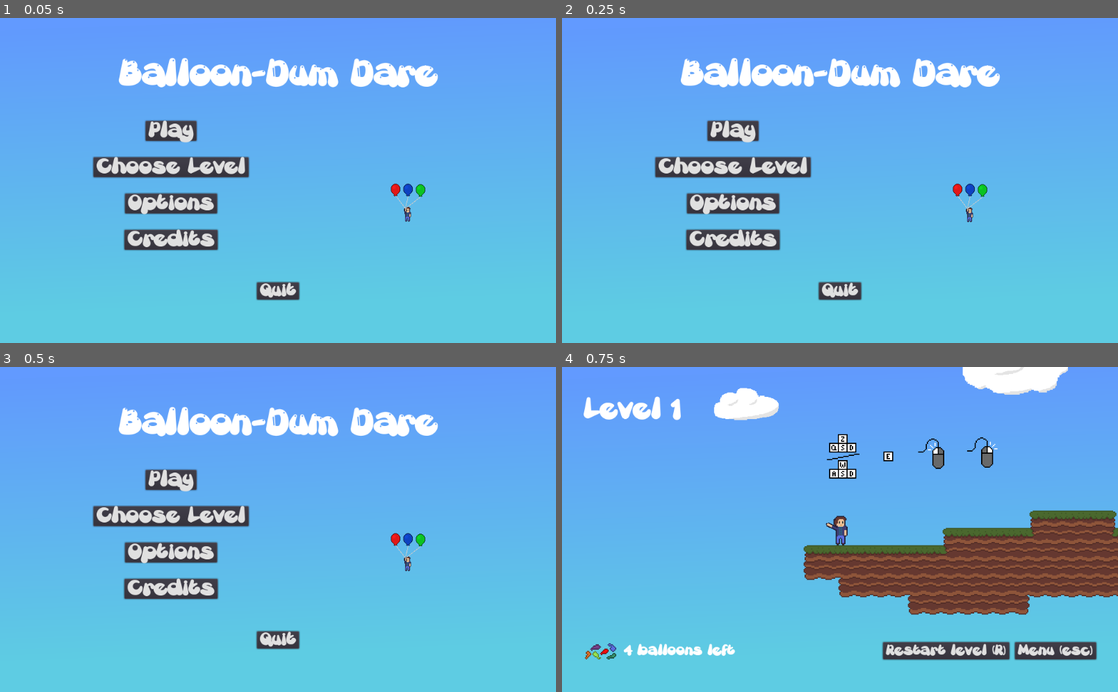
Above: before the commit, frames 1-4 (two rows, left to right).
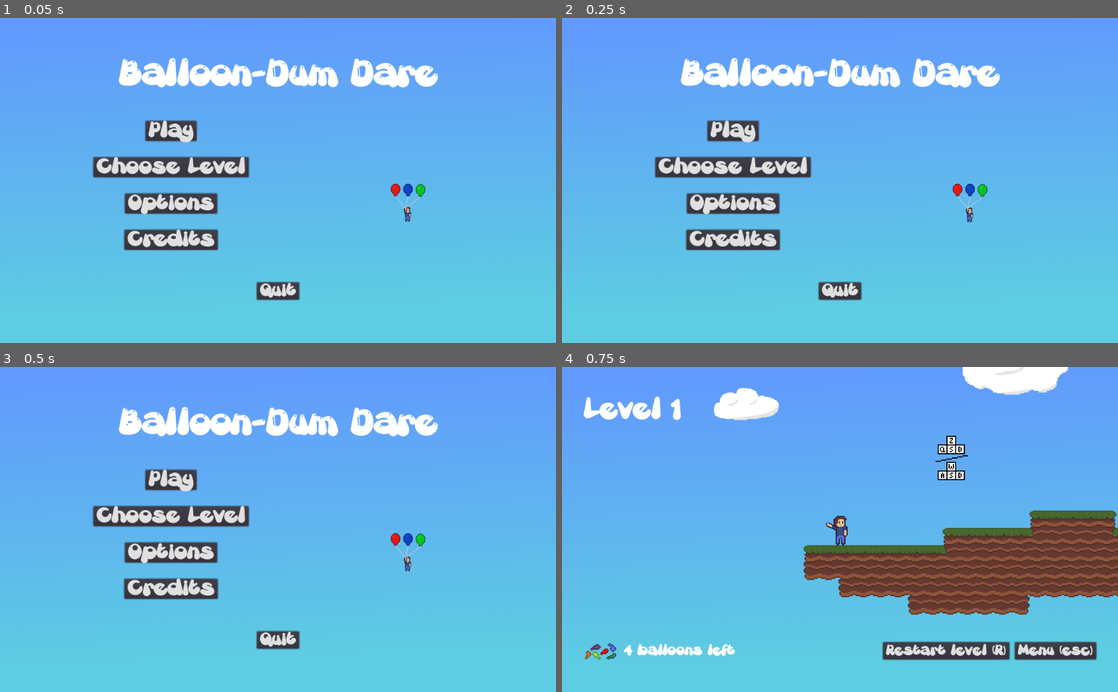
Above: after the commit, the same moments.

Repository: LeandreLPP/BalloonDumDare
Game: Godot game, scene res://Scenes/MainMenuScene.tscn
The game is run twice, just before and just after one commit, with the same random seed, the same clock (stepped at 60 frames per second) and the same inputs. Sound files missing from this copy of the repository are replaced by a short silence.
Inputs:
- Up to frame 1 (0.05 s): no input
- Up to frame 2 (0.25 s): no input
- Up to frame 3 (0.5 s): no input
- Up to frame 4 (0.75 s): click "Play" at 0.5 s

Frames 1-3 are identical in both runs. In frame 4, 1.2% of the frame differs, in the area x 47-79%, y 20-35%.

Commit message:
Separate tutorial into 3 steps in the 3 first levels

Diff:
--- a/Scenes/Levels/Level1Scene.tscn
+++ b/Scenes/Levels/Level1Scene.tscn
@@ -7,15 +7,19 @@
 [ext_resource path="res://Prefabs/DeathLine.tscn" type="PackedScene" id=5]
 [ext_resource path="res://Prefabs/GUIs/LevelGUI.tscn" type="PackedScene" id=6]
 
-[node name="Level1Scene" type="Node" index="0"]
+[node name="Level1Scene" type="Node"]
 
 [node name="Tuto" type="Position2D" parent="." index="0"]
 
-position = Vector2( 69.0985, -82.3302 )
+position = Vector2( 109.217, -80.3441 )
 
 [node name="Sprite" type="Sprite" parent="Tuto" index="0"]
 
+position = Vector2( 0, -0.527039 )
 texture = ExtResource( 1 )
+region_enabled = true
+region_rect = Rect2( 0, 0, 40, 42 )
+_sections_unfolded = [ "Region" ]
 
 [node name="Player" parent="." index="1" instance=ExtResource( 2 )]
 
--- a/Scenes/Levels/Level2Scene.tscn
+++ b/Scenes/Levels/Level2Scene.tscn
@@ -1,26 +1,35 @@
-[gd_scene load_steps=6 format=2]
+[gd_scene load_steps=7 format=2]
 
-[ext_resource path="res://Prefabs/Player.tscn" type="PackedScene" id=1]
-[ext_resource path="res://Prefabs/Porte.tscn" type="PackedScene" id=2]
-[ext_resource path="res://Art/Tilesets/grass_dirt_tileset.tres" type="TileSet" id=3]
-[ext_resource path="res://Prefabs/DeathLine.tscn" type="PackedScene" id=4]
-[ext_resource path="res://Prefabs/GUIs/LevelGUI.tscn" type="PackedScene" id=5]
+[ext_resource path="res://Art/Sprites/Tuto.png" type="Texture" id=1]
+[ext_resource path="res://Prefabs/Player.tscn" type="PackedScene" id=2]
+[ext_resource path="res://Prefabs/Porte.tscn" type="PackedScene" id=3]
+[ext_resource path="res://Art/Tilesets/grass_dirt_tileset.tres" type="TileSet" id=4]
+[ext_resource path="res://Prefabs/DeathLine.tscn" type="PackedScene" id=5]
+[ext_resource path="res://Prefabs/GUIs/LevelGUI.tscn" type="PackedScene" id=6]
 
 [node name="Level2Scene" type="Node"]
 
-[node name="Player" parent="." index="0" instance=ExtResource( 1 )]
+[node name="Sprite" type="Sprite" parent="." index="0"]
+
+position = Vector2( 56, -64 )
+texture = ExtResource( 1 )
+region_enabled = true
+region_rect = Rect2( 50, 0, 70, 42 )
+_sections_unfolded = [ "Region" ]
+
+[node name="Player" parent="." index="1" instance=ExtResource( 2 )]
 
 position = Vector2( 1.31639, -14.4012 )
 BALLOONS_COUNT = 2
 
-[node name="Porte" parent="." index="1" instance=ExtResource( 2 )]
+[node name="Porte" parent="." index="2" instance=ExtResource( 3 )]
 
 position = Vector2( 208, -32 )
 
-[node name="TileMap" type="TileMap" parent="." index="2"]
+[node name="TileMap" type="TileMap" parent="." index="3"]
 
 mode = 0
-tile_set = ExtResource( 3 )
+tile_set = ExtResource( 4 )
 cell_size = Vector2( 16, 16 )
 cell_quadrant_size = 16
 cell_custom_transform = Transform2D( 1, 0, 0, 1, 0, 0 )
@@ -41,11 +50,11 @@
 "_edit_lock_": true
 }
 
-[node name="DeathLine" parent="." index="3" instance=ExtResource( 4 )]
+[node name="DeathLine" parent="." index="4" instance=ExtResource( 5 )]
 
 position = Vector2( -8, 176 )
 player = NodePath("../Player")
 
-[node name="LevelGUI" parent="." index="4" instance=ExtResource( 5 )]
+[node name="LevelGUI" parent="." index="5" instance=ExtResource( 6 )]
 
 [connection signal="body_entered" from="DeathLine" to="DeathLine" method="_on_DeathLine_body_entered"]
--- a/Scenes/Levels/Level3Scene.tscn
+++ b/Scenes/Levels/Level3Scene.tscn
@@ -1,29 +1,46 @@
-[gd_scene load_steps=8 format=2]
+[gd_scene load_steps=9 format=2]
 
-[ext_resource path="res://Prefabs/Player.tscn" type="PackedScene" id=1]
-[ext_resource path="res://Prefabs/Porte.tscn" type="PackedScene" id=2]
-[ext_resource path="res://Art/Tilesets/grass_dirt_tileset.tres" type="TileSet" id=3]
-[ext_resource path="res://Prefabs/DeathLine.tscn" type="PackedScene" id=4]
-[ext_resource path="res://Prefabs/GUIs/LevelGUI.tscn" type="PackedScene" id=5]
-[ext_resource path="res://Prefabs/BalloonSwitch.tscn" type="PackedScene" id=6]
-[ext_resource path="res://Prefabs/DoorSwitch.tscn" type="PackedScene" id=7]
+[ext_resource path="res://Art/Sprites/Tuto.png" type="Texture" id=1]
+[ext_resource path="res://Prefabs/Player.tscn" type="PackedScene" id=2]
+[ext_resource path="res://Prefabs/Porte.tscn" type="PackedScene" id=3]
+[ext_resource path="res://Art/Tilesets/grass_dirt_tileset.tres" type="TileSet" id=4]
+[ext_resource path="res://Prefabs/DeathLine.tscn" type="PackedScene" id=5]
+[ext_resource path="res://Prefabs/GUIs/LevelGUI.tscn" type="PackedScene" id=6]
+[ext_resource path="res://Prefabs/BalloonSwitch.tscn" type="PackedScene" id=7]
+[ext_resource path="res://Prefabs/DoorSwitch.tscn" type="PackedScene" id=8]
 
-[node name="Level3Scene" type="Node"]
+[node name="Level3Scene" type="Node" index="0"]
 
-[node name="Player" parent="." index="0" instance=ExtResource( 1 )]
+[node name="Sprite" type="Sprite" parent="." index="0"]
+
+position = Vector2( 104, -72 )
+texture = ExtResource( 1 )
+region_enabled = true
+region_rect = Rect2( 120, 0, 50, 42 )
+_sections_unfolded = [ "Region" ]
+
+[node name="Sprite2" type="Sprite" parent="." index="1"]
+
+position = Vector2( 64, -72 )
+texture = ExtResource( 1 )
+region_enabled = true
+region_rect = Rect2( 30, 0, 50, 42 )
+_sections_unfolded = [ "Region" ]
+
+[node name="Player" parent="." index="2" instance=ExtResource( 2 )]
 
 position = Vector2( 1.31639, -14.4012 )
 BALLOONS_COUNT = 5
 
-[node name="Porte" parent="." index="1" instance=ExtResource( 2 )]
+[node name="Porte" parent="." index="3" instance=ExtResource( 3 )]
 
 position = Vector2( 248, -32 )
 
-[node name="TileMap" type="TileMap" parent="." index="2"]
+[node name="TileMap" type="TileMap" parent="." index="4"]
 
 position = Vector2( 40, 0 )
 mode = 0
-tile_set = ExtResource( 3 )
+tile_set = ExtResource( 4 )
 cell_size = Vector2( 16, 16 )
 cell_quadrant_size = 16
 cell_custom_transform = Transform2D( 1, 0, 0, 1, 0, 0 )
@@ -44,20 +61,20 @@
 "_edit_lock_": true
 }
 
-[node name="DeathLine" parent="." index="3" instance=ExtResource( 4 )]
+[node name="DeathLine" parent="." index="5" instance=ExtResource( 5 )]
 
 position = Vector2( -8, 176 )
 player = NodePath("../Player")
 
-[node name="LevelGUI" parent="." index="4" instance=ExtResource( 5 )]
+[node name="LevelGUI" parent="." index="6" instance=ExtResource( 6 )]
 
-[node name="BalloonSwitch" parent="." index="5" instance=ExtResource( 6 )]
+[node name="BalloonSwitch" parent="." index="7" instance=ExtResource( 7 )]
 
 position = Vector2( 46.1162, -125.963 )
 rotation = -3.14159
 _sections_unfolded = [ "Transform" ]
 
-[node name="DoorSwitch" parent="." index="6" instance=ExtResource( 7 )]
+[node name="DoorSwitch" parent="." index="8" instance=ExtResource( 8 )]
 
 position = Vector2( 199.944, -120.355 )
 
